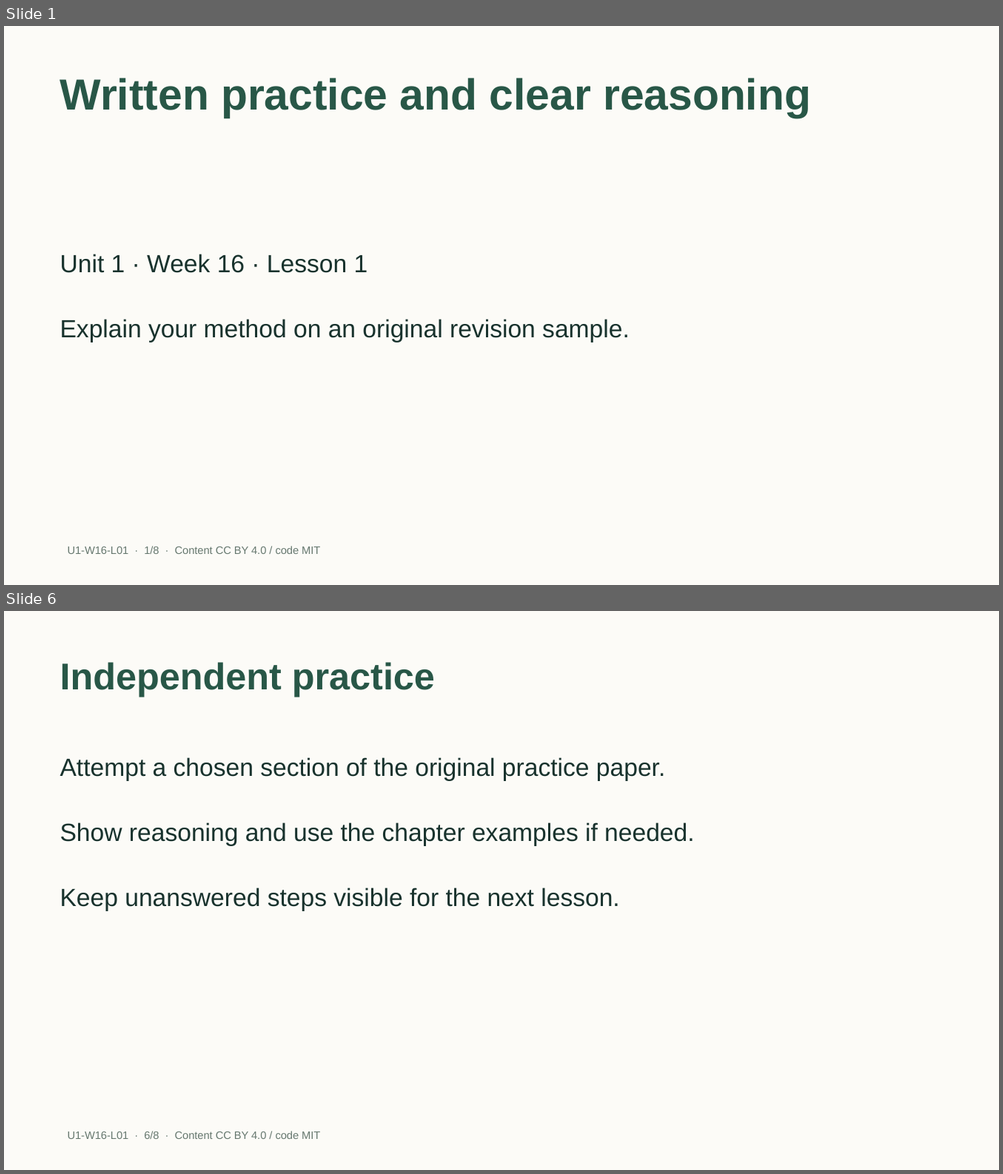
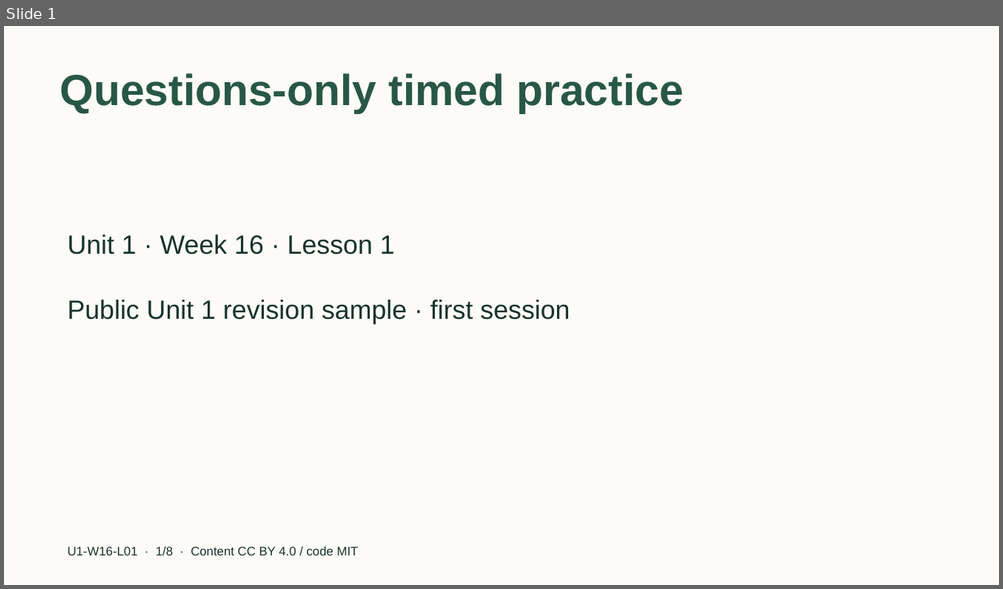
Before and after one commit to EdugenIO/cs-atar-textbook, a slide deck: dist/slides/u1-w16-l01.pptx. Shown one above the other, each under a label of ours: slides 1 and 6 before the commit, slide 1 after it; the slides between them are not shown. The pictures are 1003x1174 and 1003x589 pixels, drawn with LibreOffice and Linux fonts; fonts in the diff are those of the drawing. Boxes give left, top, right and bottom in pixels: in the first picture for what was removed or moved away, otherwise in the second. Text is boxed around its words. In the diff, an @@ line names an element or a change of style, - is before the commit and + after.

```diff
--- a/dist/slides/u1-w16-l01.pptx
+++ b/dist/slides/u1-w16-l01.pptx
@@ slide 6 removed at [4,611,999,1170], background #FCFBF7 @@
@@ title removed at [60,662,435,697] @@
-Independent practice
@@ text removed at [60,758,665,781] @@
-Attempt a chosen section of the original practice paper.
@@ text removed at [60,823,694,846] @@
-Show reasoning and use the chapter examples if needed.
@@ text removed at [60,888,619,911] @@
-Keep unanswered steps visible for the next lesson.
@@ text removed at [68,1131,320,1139] @@
-U1-W16-L01 · 6/8 · Content CC BY 4.0 / code MIT
@@ slide 1 changed as well @@
@@ title at [60,73,683,113]: text changed @@
-Written practice and clear reasoning
+Questions-only timed practice
@@ text "Unit 1 · Week 16 ..." at [68,235,395,255]: size 24 to 25.5 pt; vertical alignment middle to top @@
@@ text "Public Unit 1 revision sample ..." at [68,300,569,324]: vertical alignment middle to top @@
@@ text at [68,300,569,324]: text changed; size 24 to 25.5 pt @@
-Explain your method on an original revision sample.
+Public Unit 1 revision sample · first session
@@ text "U1-W16-L01 · 1/8 · Content ..." at [68,547,358,556]: size 10.5 to 12 pt, text colour #66786F to #18322D @@
```
Also in this commit, not shown: 7 slides added, 6 other slides removed, 40 other files.
